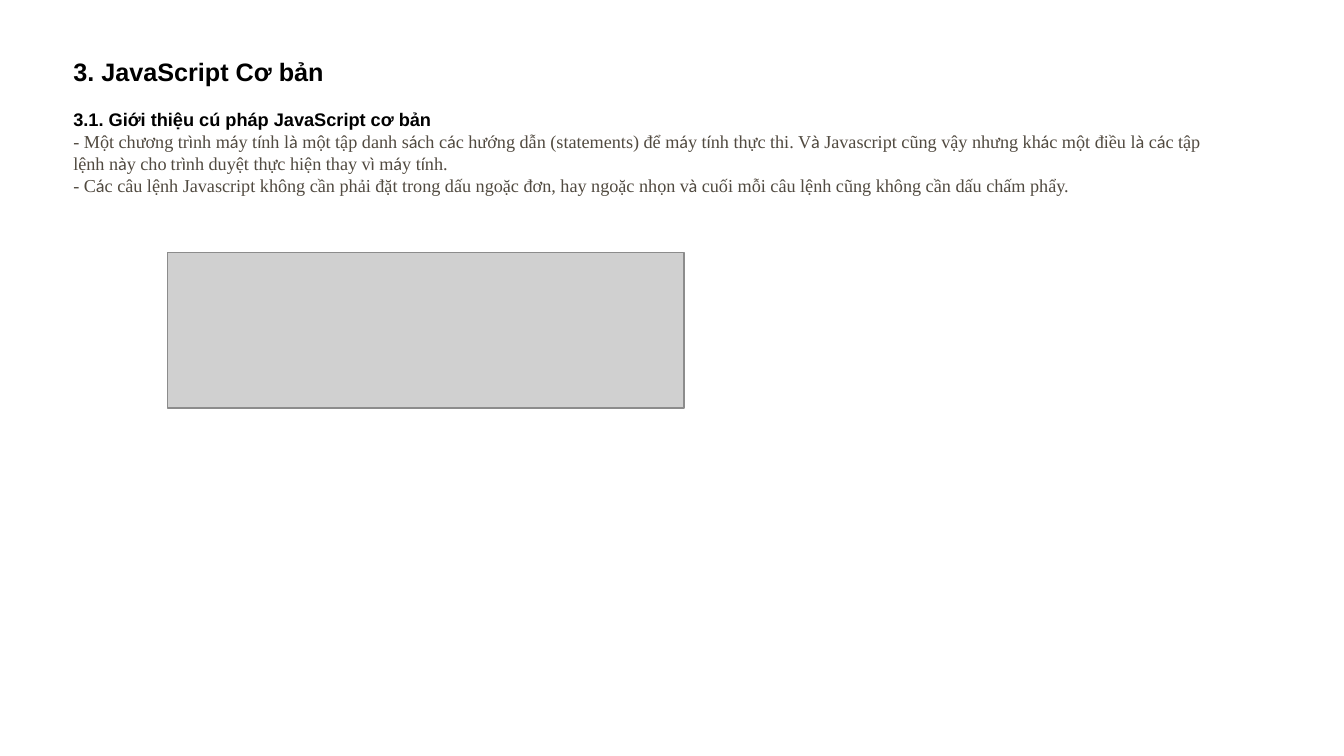
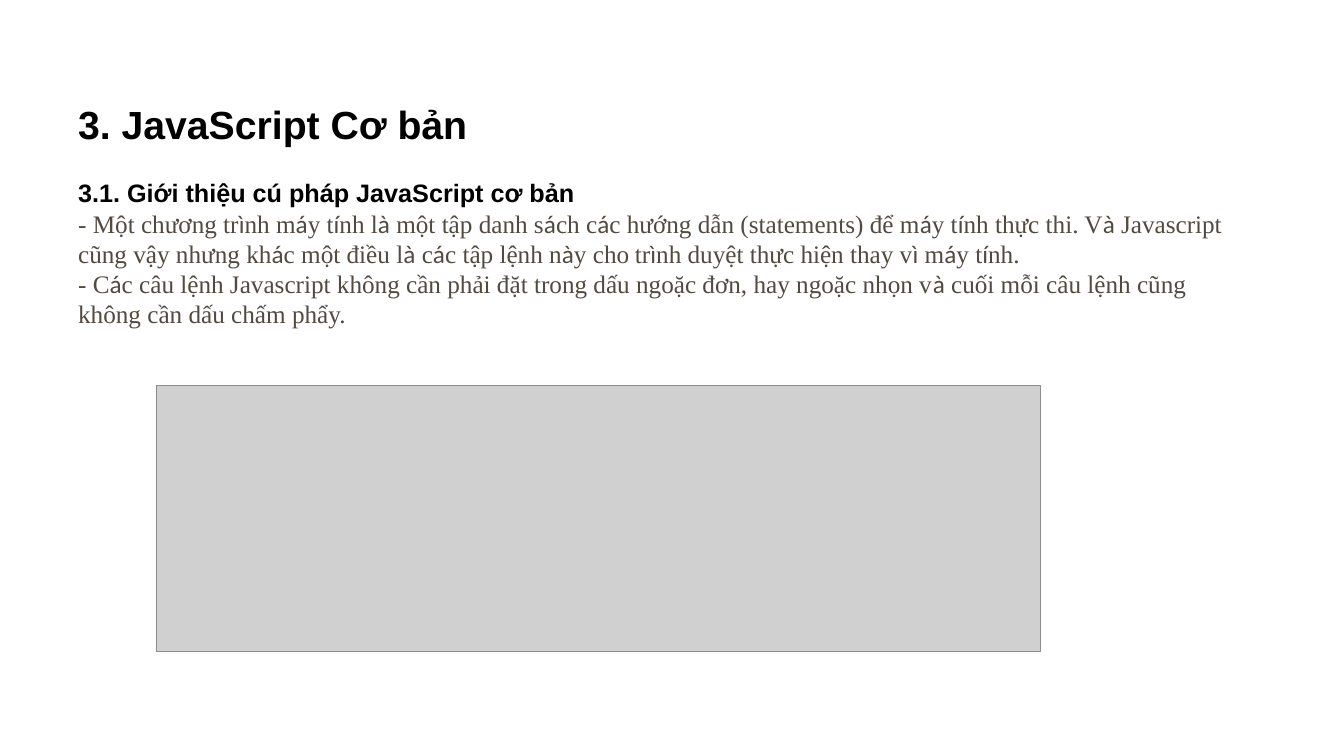
Before and after one commit to HaHung2/webnhom7, a slide deck: slide 8 of NHÓM-7-CÔNG-NGHỆ-WEB.pptx. Drawn at 1344x756 pixels with LibreOffice and Linux fonts; fonts in the diff are those of the drawing; grey boxes stand for pictures; background and template pictures are left out. Boxes give left, top, right and bottom in pixels: in the first picture for what was removed or moved away, otherwise in the second. Text is boxed around its words. In the diff, an @@ line names an element or a change of style, - is before the commit and + after.

```diff
--- a/NHÓM-7-CÔNG-NGHỆ-WEB.pptx
+++ b/NHÓM-7-CÔNG-NGHỆ-WEB.pptx
@@ text "3. JavaScript Cơ bản": place and size @@
-text "3. JavaScript Cơ bản" at bbox=[73, 62, 1200, 196]
+text "3. JavaScript Cơ bản" at bbox=[78, 109, 1222, 329]
@@ text "3. JavaScript Cơ bản" at bbox=[78, 109, 1222, 329]: size 18 to 28 pt in "3. JavaScript Cơ bản"; size 13 to 18 pt @@
@@ picture: place and size @@
-picture at bbox=[167, 253, 684, 408]
+picture at bbox=[157, 385, 1041, 651]
```
Also in this commit, not shown: 8 other slides changed, 1 other file.
